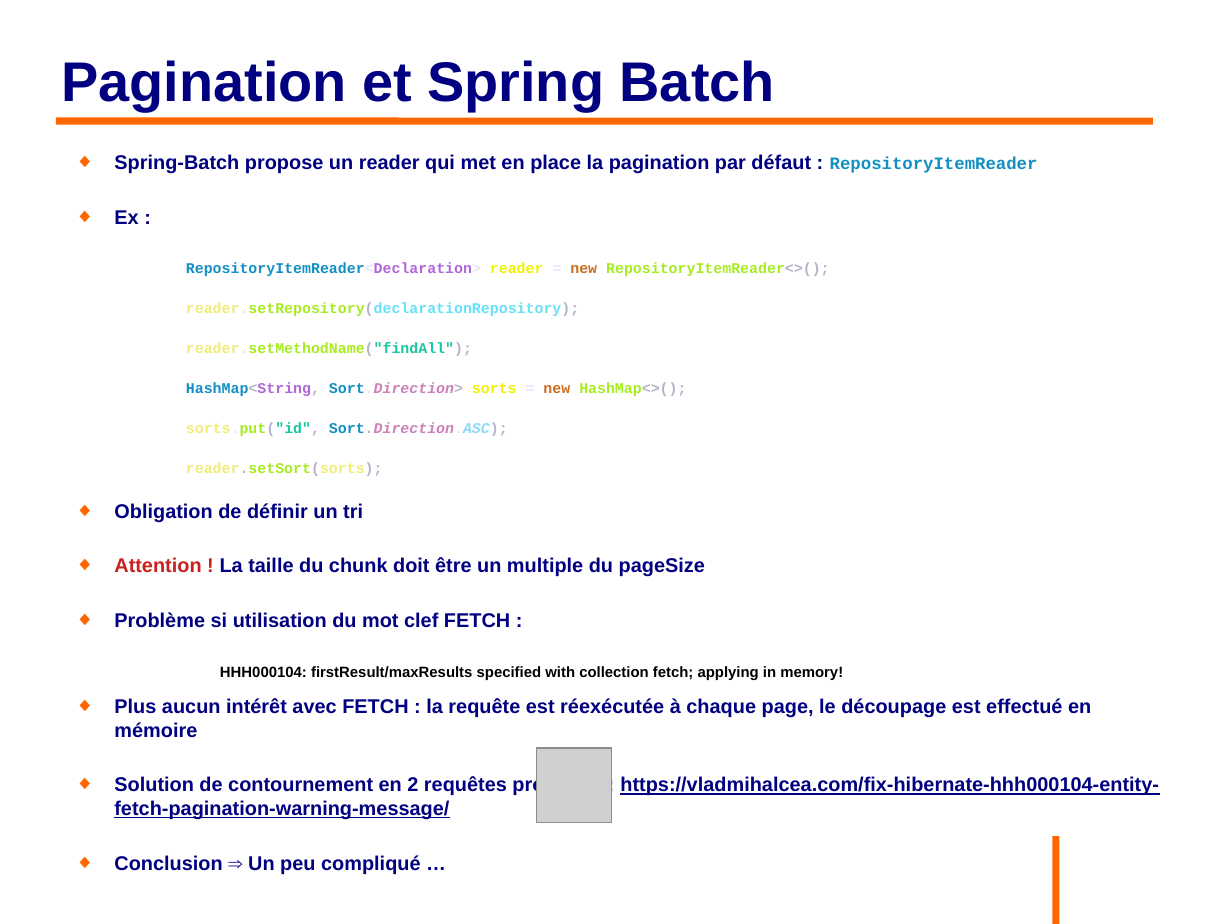
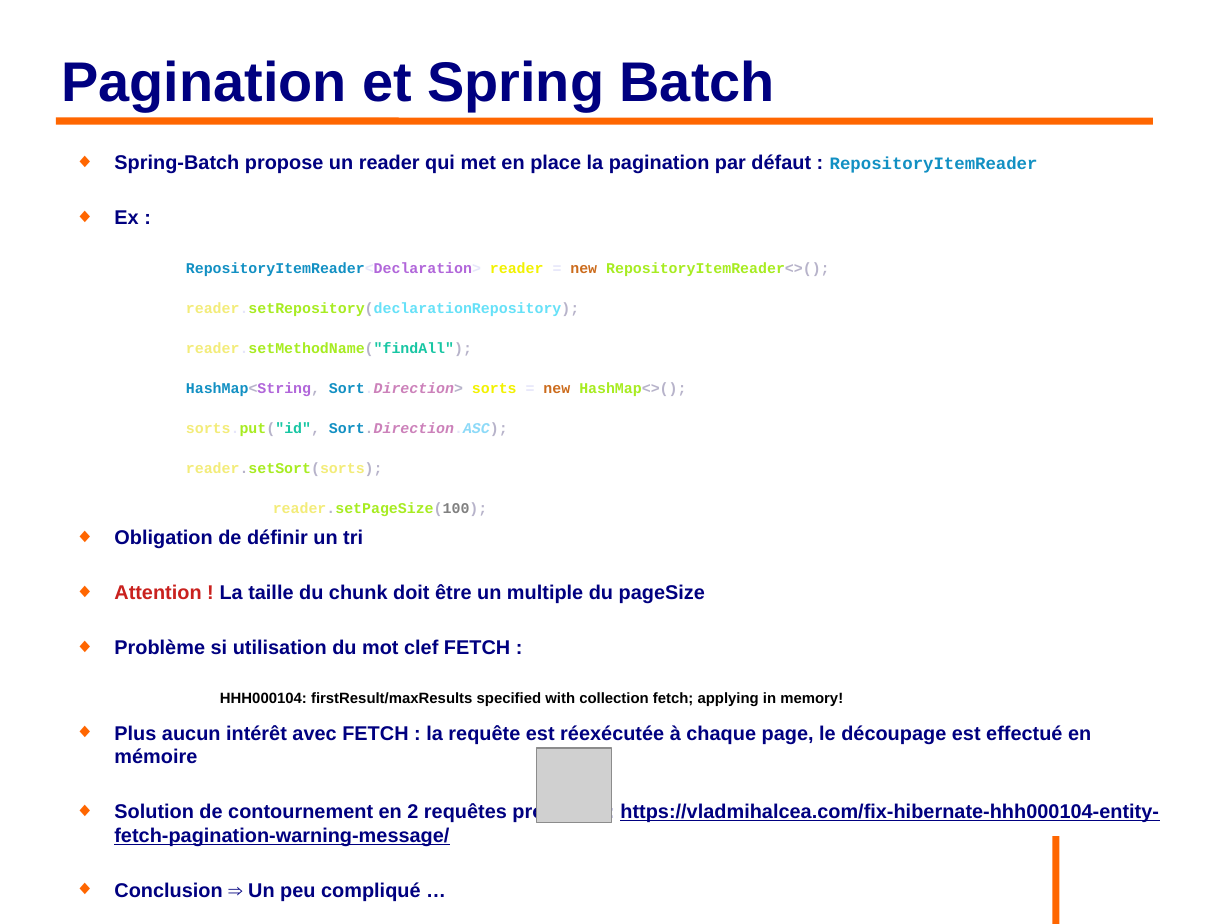
Before and after one commit to philphils/formation-hibernate-avancee, a slide deck: slide 45 of Documentation/diapo_formation_hibernate_avancee.odp. Drawn at 1232x924 pixels with LibreOffice and Linux fonts; fonts in the diff are those of the drawing; grey boxes stand for pictures; background and template pictures are left out. Boxes give left, top, right and bottom in pixels: in the first picture for what was removed or moved away, otherwise in the second. Text is boxed around its words. In the diff, an @@ line names an element or a change of style, - is before the commit and + after.

```diff
--- a/Documentation/diapo_formation_hibernate_avancee.odp
+++ b/Documentation/diapo_formation_hibernate_avancee.odp
@@ text at [273, 502, 488, 516]: paragraph added @@
+      reader.setPageSize(100);
```
Also in this commit, not shown: 1 other slide changed, 1 slide added.
